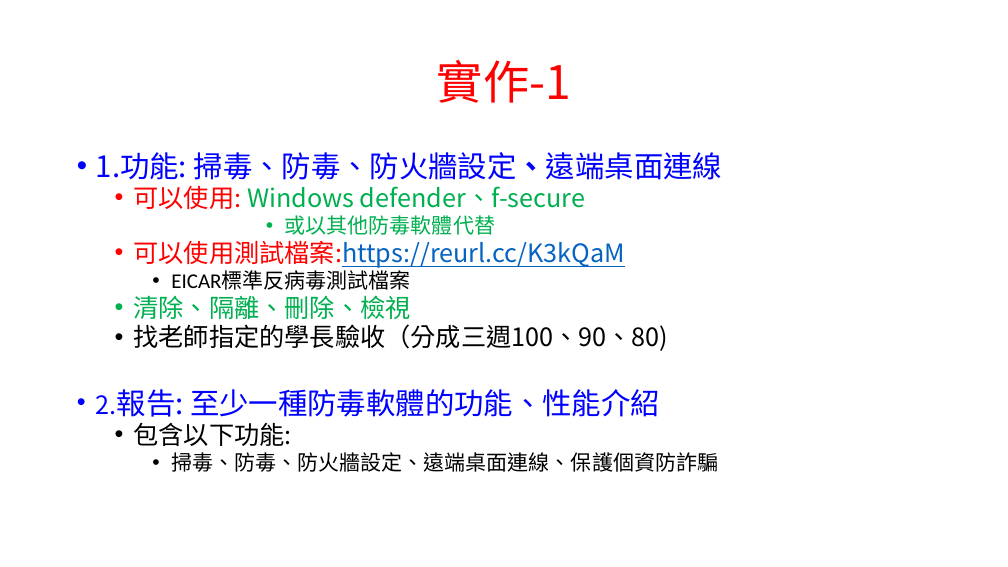
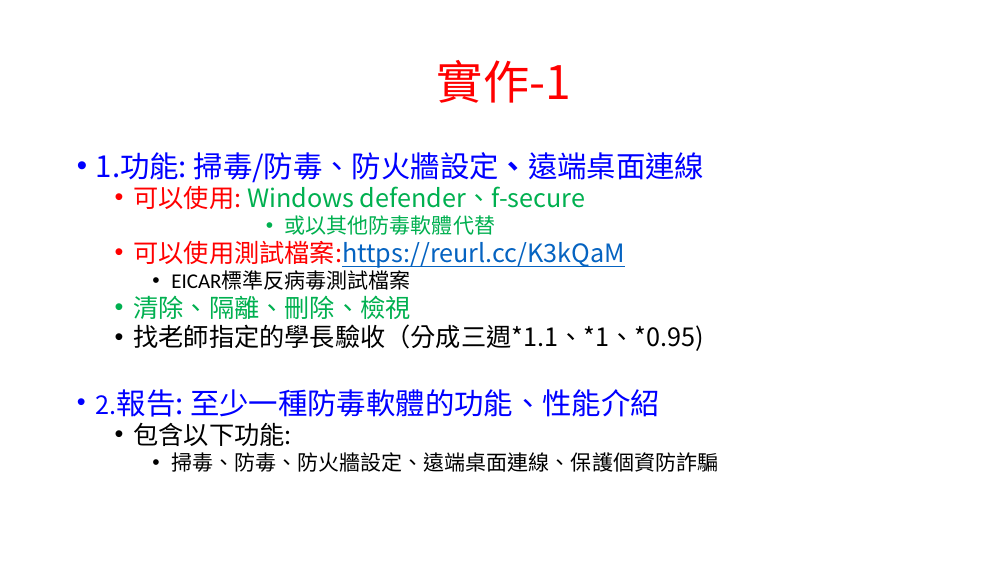
Before and after one commit to chih-chengwu/Information-Security-Markdown, a slide deck: slide 5 of 1-1.課堂規定及評量標準.pptx. Drawn at 1008x567 pixels with LibreOffice and Linux fonts; fonts in the diff are those of the drawing. Boxes give left, top, right and bottom in pixels: in the first picture for what was removed or moved away, otherwise in the second. Text is boxed around its words. In the diff, an @@ line names an element or a change of style, - is before the commit and + after.

```diff
--- a/1-1.課堂規定及評量標準.pptx
+++ b/1-1.課堂規定及評量標準.pptx
@@ text at box(96, 152, 705, 183): text changed @@
-• 1.功能: 掃毒、防毒、防火牆設定、遠端桌面連線
+• 1.功能: 掃毒/防毒、防火牆設定、遠端桌面連線
@@ text at box(134, 324, 704, 351): text changed @@
-  • 找老師指定的學長驗收（分成三週100、90、80)
+  • 找老師指定的學長驗收（分成三週*1.1、*1、*0.95)
```
Also in this commit, not shown: 1 other file.
